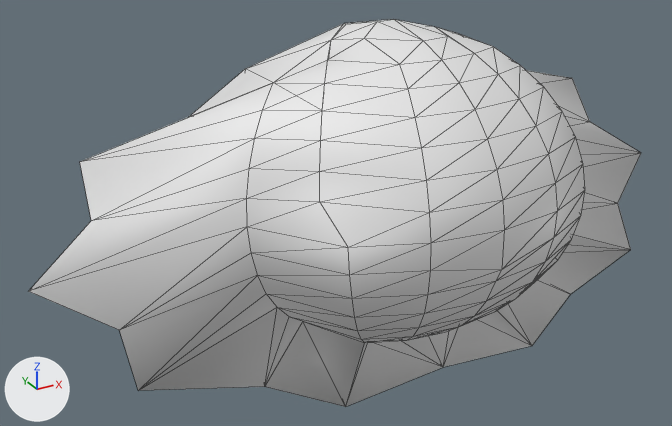
Before and after pictures for a commit that changed the OBJ model models/player.obj.
One viewpoint serves both versions: a 50 mm lens placed at (-1.223, -2.14, 1.075), pointed at (-0.041, 0.009, 0.0). The lights are fixed; the arrows at lower left show +X, +Y and +Z. Mesh edges are drawn as thin lines. Where no turn or scale is listed for an object, it has been applied to the vertices.

Before the edit, the objects in view are built like this:
```python
me_player = bpy.data.meshes.new('player')
me_player.from_pydata(...)  # 123 vertices, 245 faces; spans x -0.94..0.94, y -0.69..0.81, z -0.27..0.57
me_player.polygons.foreach_set('use_smooth', [True] * 245)
# before: 0 (-0.29, -0.49, -0.27) at pixel (345, 406), 1 (0.0, -0.49, -0.25) at pixel (443, 367), 7 (0.29, -0.49, -0.27) at pixel (532, 345), 22 (0.47, -0.43, -0.19) at pixel (570, 294), 24 (-0.76, -0.36, -0.14) at pixel (138, 390)
# before: 31 (0.76, -0.36, -0.14) at pixel (630, 249), 47 (0.77, -0.28, -0.03) at pixel (617, 203)
ob_player = bpy.data.objects.new('player', me_player)
ob_player.location = (0.0, 0.0, 0.0)
```
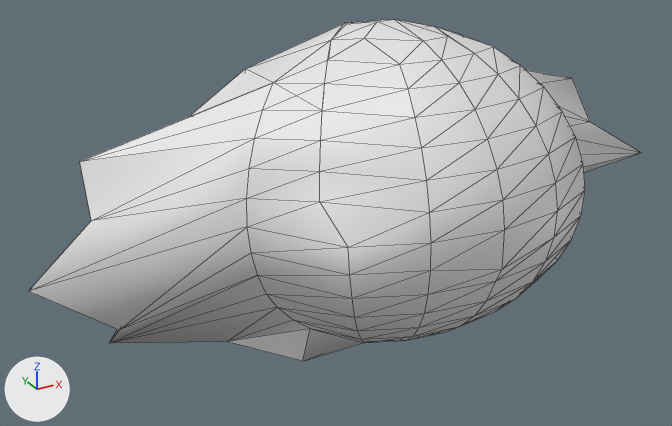
Commit message: Update to convex (according to Maya) Player-model

Edits to the bpy script that builds the scene:
```text
Change me_player:
    where me_player.from_pydata(...)  # 123 vertices, 245 faces; spans x -0.94..0.94, y -0.69..0.81, z -0.27..0.57
    used by ob_player; location = (0.0, 0.0, 0.0)
    me_player part 1
    add for i in [0, 1, 7, 22, 24, 31, 47]: me_player.vertices[i].co += Vector((0.0, 0.23, 0.0))
    me_player.vertices[8].co: (-0.27, -0.22, -0.17) -> (-0.27, -0.27, -0.17)  # pixel (302, 321) -> pixel (310, 328)
    me_player.vertices[9].co: (-0.47, -0.43, -0.19) -> (-0.2, -0.42, -0.16)  # pixel (264, 386) -> pixel (364, 342)
    me_player.vertices[10].co: (-0.2, -0.42, -0.16) -> (-0.1, -0.47, -0.15)  # pixel (364, 342) -> pixel (406, 340)
    me_player.vertices[11].co: (-0.1, -0.47, -0.15) -> (0.0, -0.48, -0.15)  # pixel (406, 340) -> pixel (444, 332)
    me_player.vertices[12].co: (0.0, -0.48, -0.15) -> (0.11, -0.47, -0.15)  # pixel (444, 332) -> pixel (473, 319)
    me_player.vertices[13].co: (0.11, -0.47, -0.15) -> (0.2, -0.42, -0.16)  # pixel (473, 319) -> not seen
    me_player.vertices[14].co: (0.2, -0.42, -0.16) -> (-0.47, -0.2, -0.19)  # not seen -> pixel (226, 341)
    me_player.vertices[15].co: (-0.32, -0.26, -0.13) -> (-0.32, -0.28, -0.13)  # pixel (289, 316) -> pixel (292, 319)
    me_player.vertices[21].co: (0.33, -0.2, -0.13) -> (0.33, -0.25, -0.13)
    me_player part 2: 21 kept faces spanning x -0.76..0.0, y -0.53..0.81, z 0.0..0.55 are now shaded flat
```

Changed parts and their boxes [x1, y1, x2, y2] in the pictures (672 x 426 px; the box of a moved part takes in the faces that stretch with it):
'player', reshaped (12% shorter): before [29, 19, 641, 407]; after [29, 19, 640, 361]
part 1 of me_player, moved or reshaped: before [120, 153, 641, 407]; after [109, 153, 640, 361]
part 2 of me_player, shading changed: [87, 60, 332, 161] in both
